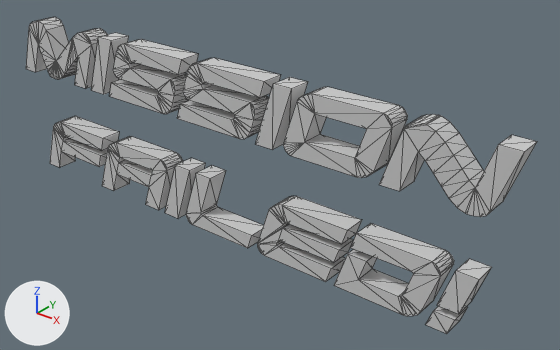
The FBX model flick_vr/Content/FlickerGame/Meshes/missionfailed.FBX, before and after one commit.
Both versions are drawn from a 50 mm camera at (1.048, -1.114, 0.683) aimed at (0.109, 0.06, -0.044). The lights are fixed; the arrows at lower left show +X, +Y and +Z. Mesh edges are drawn as thin lines. Where no turn or scale is listed for an object, it has been applied to the vertices.

Objects in the first picture: 'Text007'.
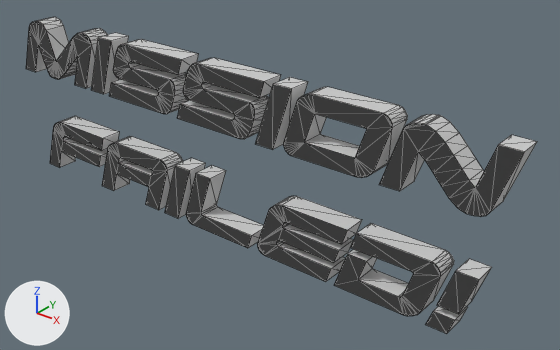
Scene script edits in JSON lines:
```json
{"op": "add", "block": "mat_01___default", "code": ["mat_01___default = principled_material('01 - Default')", "mat_01___default.base_color = (0.051, 0.051, 0.051)  # black #404040", "mat_01___default.roughness = 0.859"]}
{"block": "me_mesh", "where": "me_mesh.from_pydata(...)  # 560 vertices, 1068 faces; spans x -0.659..0.659, y -0.025..0.025, z -0.196..0.196"}
{"block": "me_mesh", "where": "# used by ob_text007; location = (0.0, 0.0, 0.0)"}
{"block": "me_mesh", "change": "me_mesh part 1: all 254 faces centred in x -0.631..0.631, y -0.025, z -0.188..0.19 switch from mat_02___default (light grey #cacaca) to mat_01___default (black #404040)"}
```

What differs and where, as boxes [x1, y1, x2, y2] in the pictures (560 x 350 px):
```json
{"part": 1, "of": "me_mesh", "change": "recoloured", "before": [26, 21, 524, 334], "after": [26, 21, 524, 334], "on screen": "grey to black"}
```
